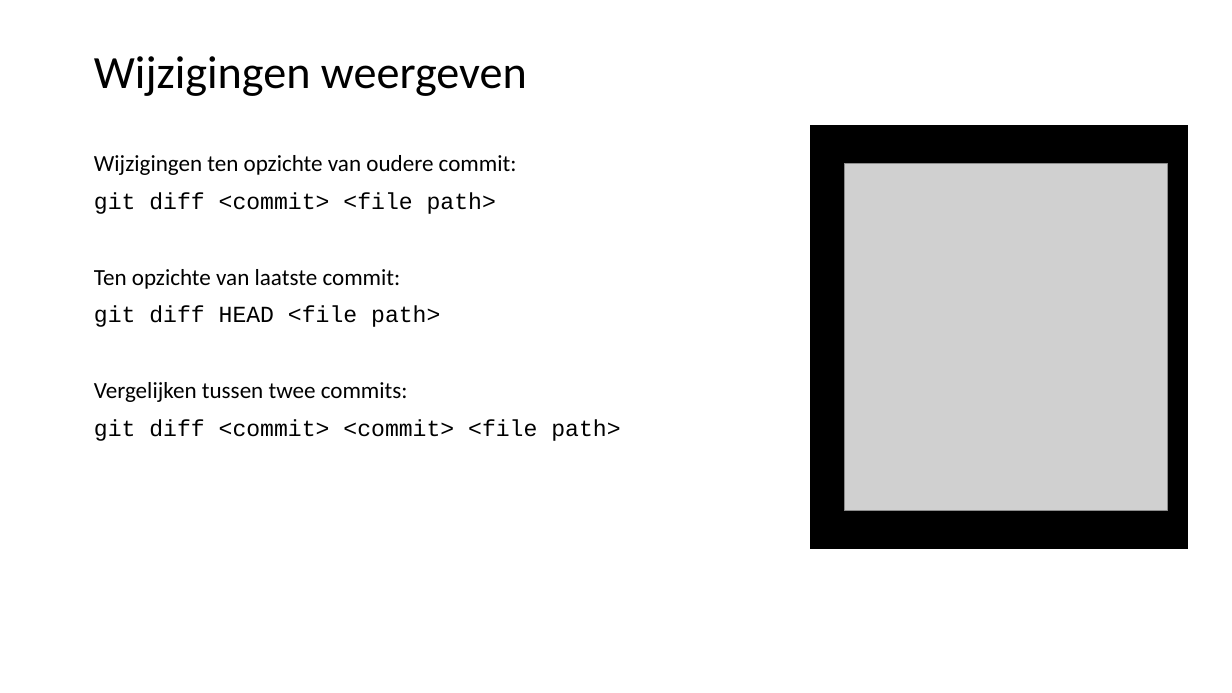
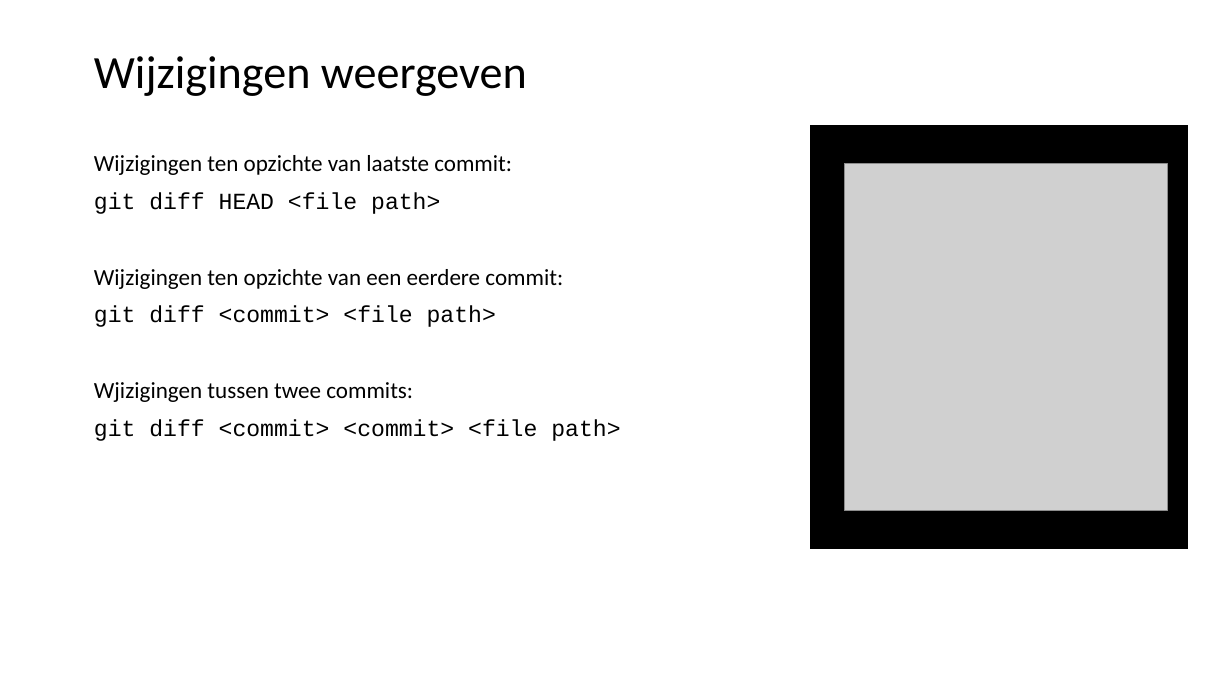
Before and after one commit to LFKoning/knowledge-sharing, a slide deck: slide 28 of git_course/1_basics/git_basic.pptx (slide 27 before the commit). Drawn at 1232x693 pixels with LibreOffice and Linux fonts; fonts in the diff are those of the drawing; grey boxes stand for pictures. Boxes give left, top, right and bottom in pixels: in the first picture for what was removed or moved away, otherwise in the second. Text is boxed around its words. In the diff, an @@ line names an element or a change of style, - is before the commit and + after.

```diff
--- a/git_course/1_basics/git_basic.pptx
+++ b/git_course/1_basics/git_basic.pptx
@@ text at (94, 155, 563, 289): text changed @@
-Wijzigingen ten opzichte van oudere commit:
+Wijzigingen ten opzichte van laatste commit:
+git diff HEAD <file path>
+Wijzigingen ten opzichte van een eerdere commit:
@@ text at (94, 382, 413, 402): text changed @@
-Ten opzichte van laatste commit:
-git diff HEAD <file path>
-Vergelijken tussen twee commits:
+Wjizigingen tussen twee commits:
```
Also in this commit, not shown: 22 other slides changed, 4 slides added, 8 slides removed, 3 other files.
